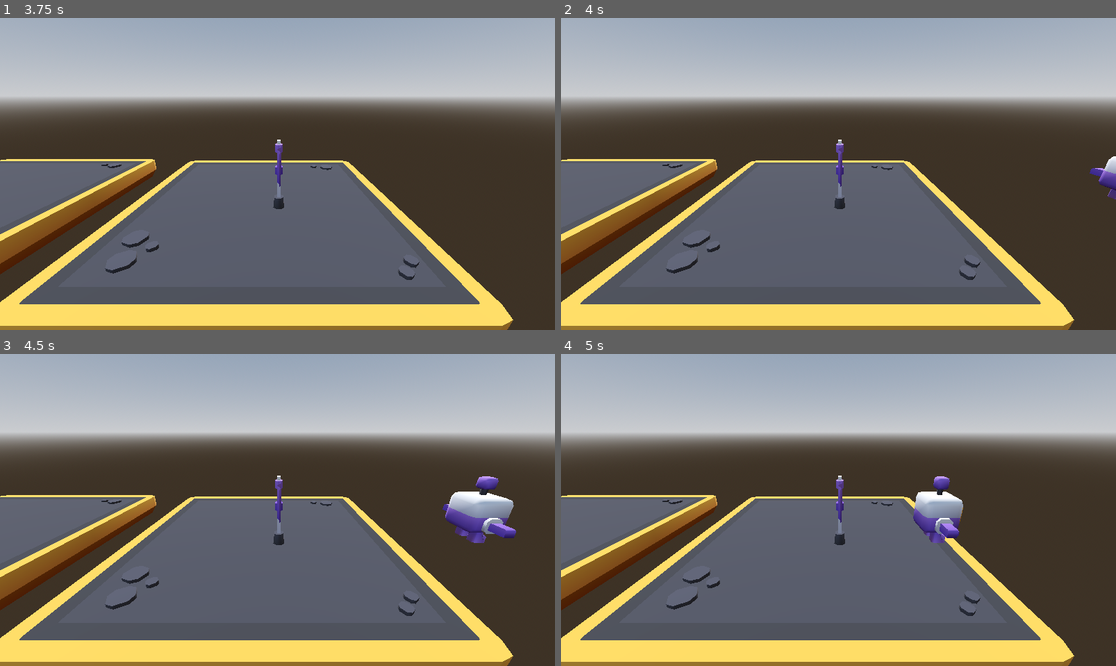
Above: before the commit, frames 1-4 (two rows, left to right).
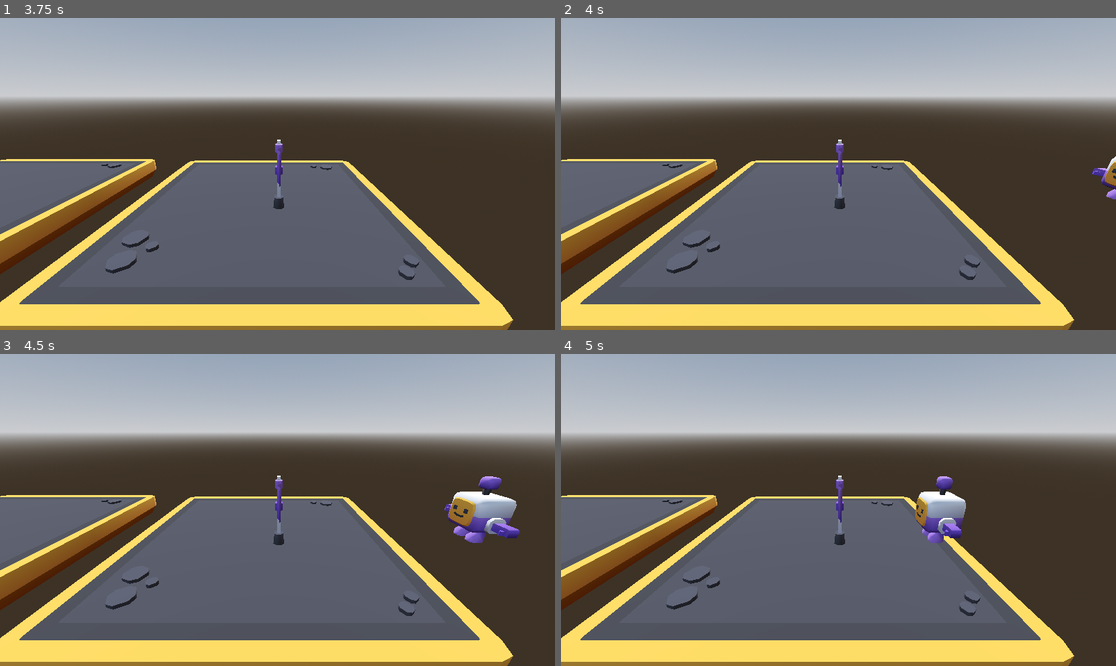
Above: after the commit, the same moments.

Repository: najmam/cours-godot3d-2025-09
Game: Godot game, scene res://racine.tscn
Two runs of this game, one before a commit and one after it. Both use one fixed random seed, a clock stepped at 60 frames per second and the inputs below.
Inputs:
- Up to frame 1 (3.75 s): tap Enter at 0.5, 2.75 s; hold D (player_right) 0.53-1.28 s; hold S (player_down) 1.28-2.03 s; tap Space at 2, 3.5 s; hold D (player_right) 2.03-2.78 s; hold W (player_up) 2.78-3.53 s; hold A (player_left) from 3.53 s (still down)
- Up to frame 2 (4 s): keep holding A (player_left)
- Up to frame 3 (4.5 s): keep holding A (player_left)
- Up to frame 4 (5 s): keep holding A (player_left)

Frame 1 is identical in both runs. In frame 2, 0.2% of the frame differs, in the area x 95-100%, y 44-59%; in frame 3, 0.8%, in the area x 79-94%, y 39-61%; in frame 4, 0.5%.

Commit message:
cours 1 exo 2 : perso regarde où il va

Diff:
--- a/jeu.gd
+++ b/jeu.gd
@@ -1,33 +1,31 @@
 extends Node3D
 
-var VALEUR_VITESSE = 3.5
+const VITESSE_MAX = 3.5
+var orientation: float = 0
 
 func _ready():
-	print("coucou")
+	pass
 
 func _process(delta: float) -> void:
-	# print("temps écoulé depuis la dernière frame : ", delta)
 	var personnage = %character
 
-	var vitesse = Vector3(0,0,0)
+	var vitesse = Vector3.ZERO
 	var input_lr = Input.get_axis("player_left", "player_right")
-	vitesse += Vector3(1,0,0) * input_lr
-	var input_ud = Input.get_axis("player_up", "player_down")
-	vitesse += Vector3(0,0,1) * input_ud
+	vitesse += Vector3.RIGHT * input_lr
+	var input_ud = Input.get_axis("player_down", "player_up")
+	vitesse += Vector3.FORWARD * input_ud
 
-	var deplacement = VALEUR_VITESSE * vitesse * delta
+	var deplacement = VITESSE_MAX * vitesse * delta
 	personnage.position = personnage.position + deplacement
 
-	var orientation = 0
 	## EXO 2
 	## BUT DU JEU :
 	## 1) le perso doit regarder où il va
 	## 2) quand on n'appuie sur rien, le perso doit garder la dernière
 	##    direction de regard qu'il avait pendant qu'il se déplaçait.
-	var machin = vitesse.angle_to(Vector3(0,0,1)) * 180/PI
-	print("vitesse = ", vitesse, ", machin = ", machin)
-	orientation = machin
-	%character.rotation_degrees.y = orientation
+	if vitesse != Vector3.ZERO:
+		orientation = (-Vector3.FORWARD).signed_angle_to(vitesse, Vector3.UP)
+	%character.rotation.y = orientation
 
 	## EXO 3
 	## - permettre de déplacer le personnage à la manette
